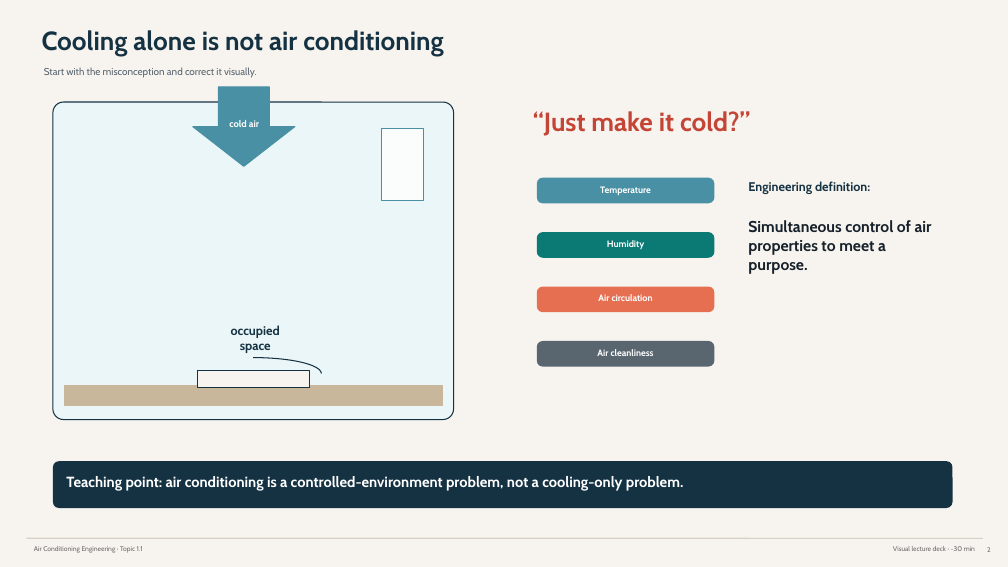
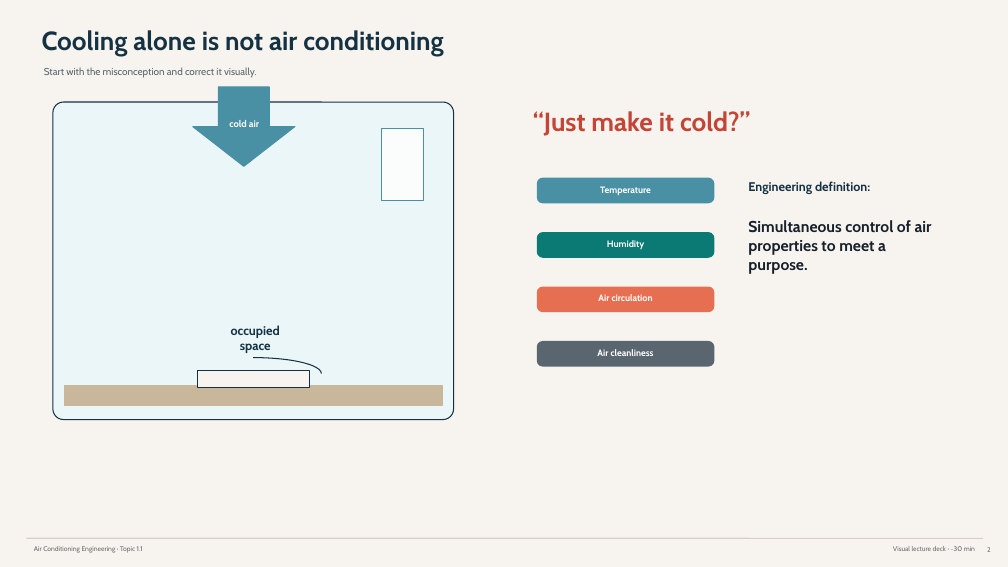
Before and after one commit to Piakman/Piakman, a slide deck: slide 2 of 05_Outputs/Air Conditioning/English Slides/Air Con Chapter 1 Topic 1.1 - Visual Lecture Deck.pptx. Drawn at 1008x567 pixels with LibreOffice and Linux fonts; fonts in the diff are those of the drawing. Boxes give left, top, right and bottom in pixels: in the first picture for what was removed or moved away, otherwise in the second. Text is boxed around its words. In the diff, an @@ line names an element or a change of style, - is before the commit and + after.

```diff
--- a/05_Outputs/Air Conditioning/English Slides/Air Con Chapter 1 Topic 1.1 - Visual Lecture Deck.pptx
+++ b/05_Outputs/Air Conditioning/English Slides/Air Con Chapter 1 Topic 1.1 - Visual Lecture Deck.pptx
@@ rounded rectangle removed at [53,461,953,508] @@
@@ text removed at [66,476,684,491] @@
-Teaching point: air conditioning is a controlled-environment problem, not a cooling-only problem.
```
Also in this commit, not shown: 10 other slides changed, 1 other file.
